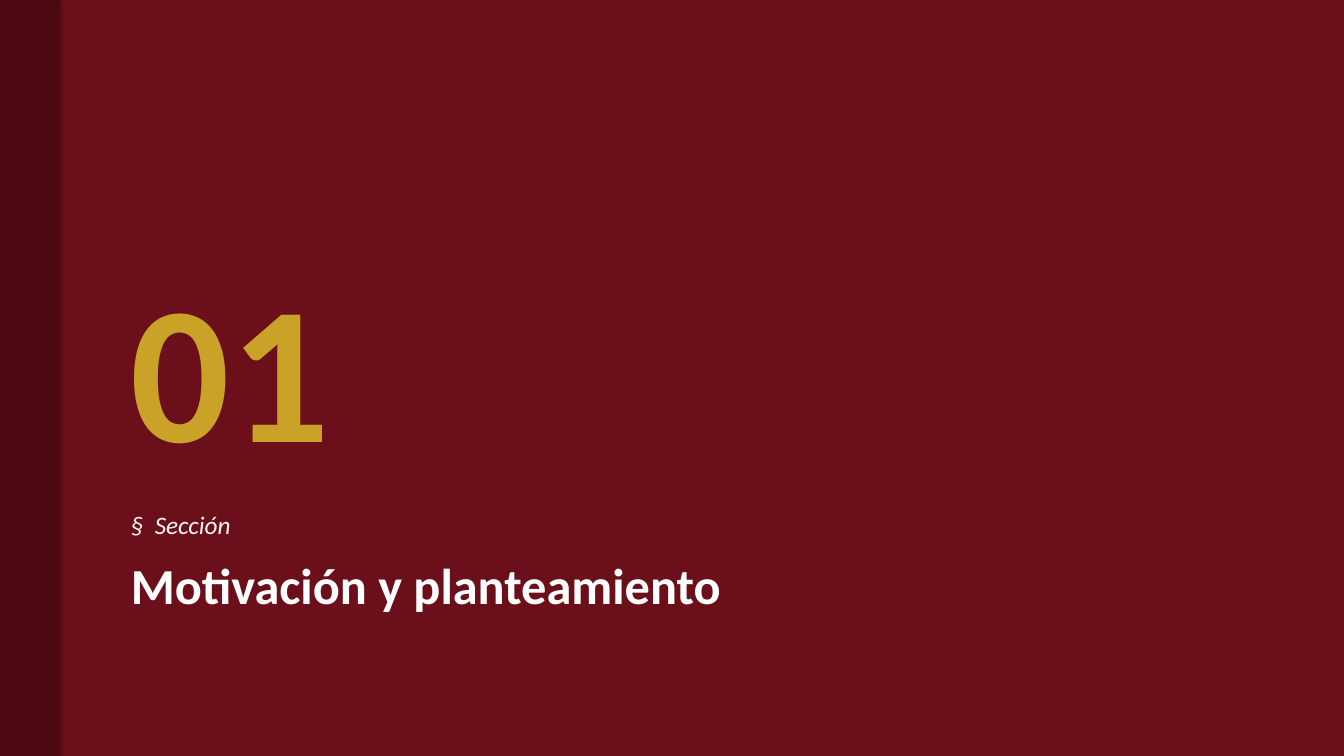
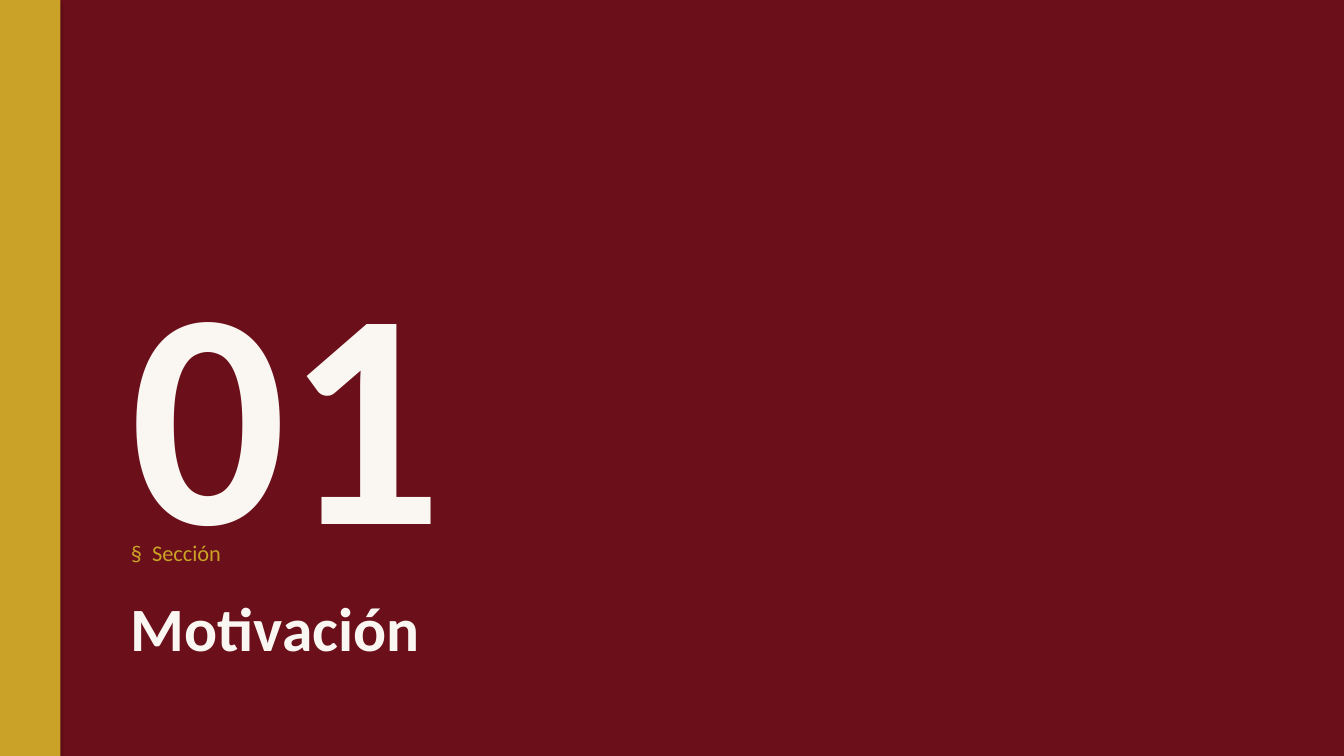
Before and after one commit to lcandau/histopathology-clip-lab, a slide deck: slide 2 of report/TFM_defense_template.pptx (slide 3 before the commit). Drawn at 1344x756 pixels with LibreOffice and Linux fonts; fonts in the diff are those of the drawing; background and template pictures are left out; a plain dark background stands for a picture behind light text. Boxes give left, top, right and bottom in pixels: in the first picture for what was removed or moved away, otherwise in the second. Text is boxed around its words. In the diff, an @@ line names an element or a change of style, - is before the commit and + after.

```diff
--- a/report/TFM_defense_template.pptx
+++ b/report/TFM_defense_template.pptx
@@ background #6B0F1A to picture (left out) @@
@@ rectangle at (x1=0, y1=0, x2=60, y2=756): fill #4D0912 to #C9A227 @@
@@ rectangle added at (x1=0, y1=0, x2=1344, y2=756), fill #6B0F1A @@
@@ text "01" moved from (x1=131, y1=313, x2=329, y2=444) to (x1=131, y1=322, x2=443, y2=562) @@
@@ text "01" at (x1=131, y1=322, x2=443, y2=562): size 140 to 220 pt, text colour #C9A227 to #FAF7F2 @@
@@ text "§ Sección" moved from (x1=155, y1=516, x2=231, y2=534) to (x1=152, y1=545, x2=221, y2=561) @@
@@ text "§ Sección" at (x1=152, y1=545, x2=221, y2=561): size 18 to 16 pt, text colour #FAF7F2 to #C9A227, italic off @@
@@ text at (x1=131, y1=607, x2=420, y2=652): text changed; size 36 to 44 pt; text colour #FFFFFF to #FAF7F2 @@
-Motivación y planteamiento
+Motivación
```
Also in this commit, not shown: 7 other slides changed, 10 slides added, 23 slides removed, 1 other file.
